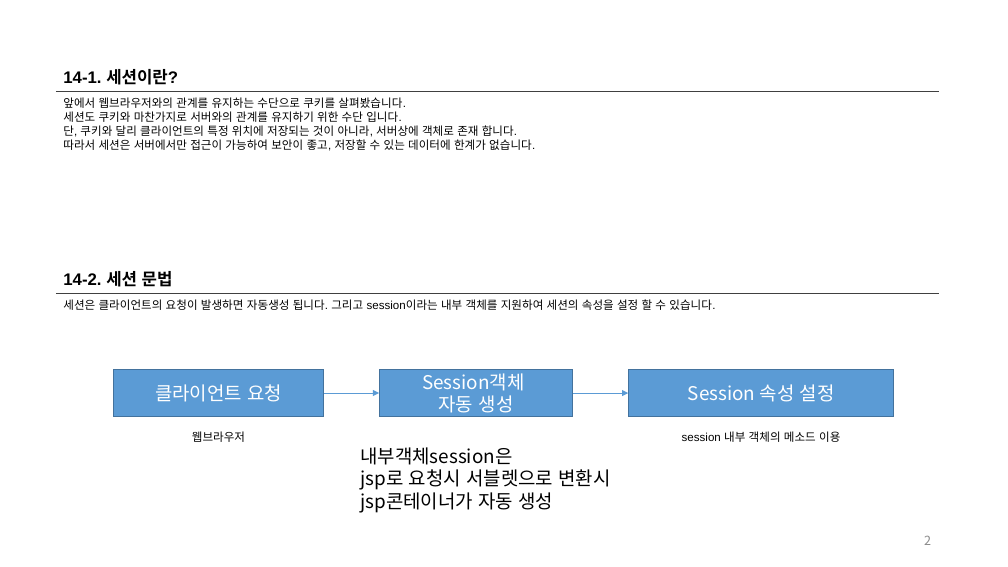
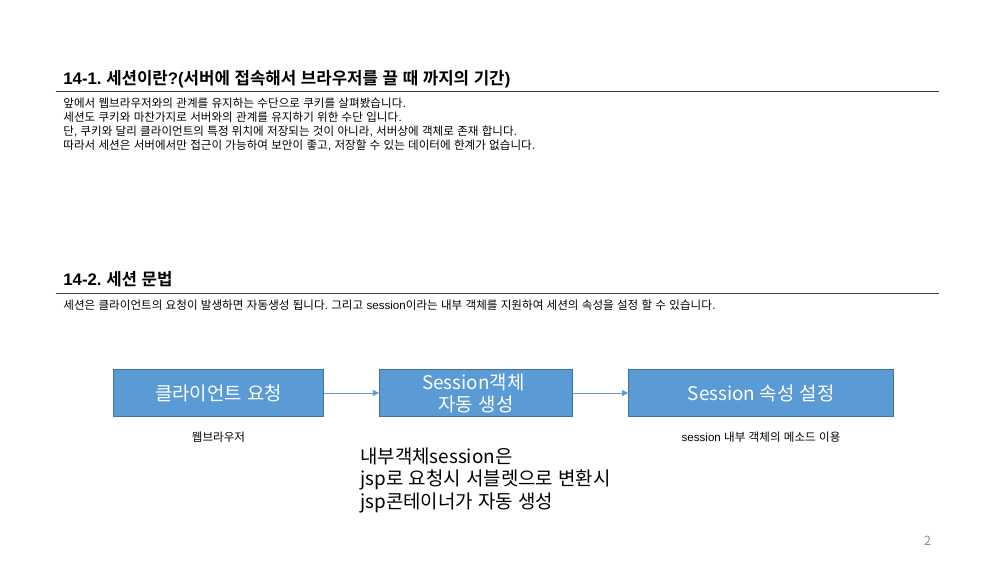
Before and after one commit to kjh8923/Study, a slide deck: slide 2 of jsp/JSP_Servlet_강의_14강_세션.pptx. Drawn at 1008x567 pixels with LibreOffice and Linux fonts; fonts in the diff are those of the drawing. Boxes give left, top, right and bottom in pixels: in the first picture for what was removed or moved away, otherwise in the second. Text is boxed around its words. In the diff, an @@ line names an element or a change of style, - is before the commit and + after.

```diff
--- a/jsp/JSP_Servlet_강의_14강_세션.pptx
+++ b/jsp/JSP_Servlet_강의_14강_세션.pptx
@@ text at [63, 67, 511, 89]: text changed @@
-14-1. 세션이란?
+14-1. 세션이란?(서버에 접속해서 브라우저를 끌 때 까지의 기간)
```
Also in this commit, not shown: 1 other slide changed, 29 other files.
